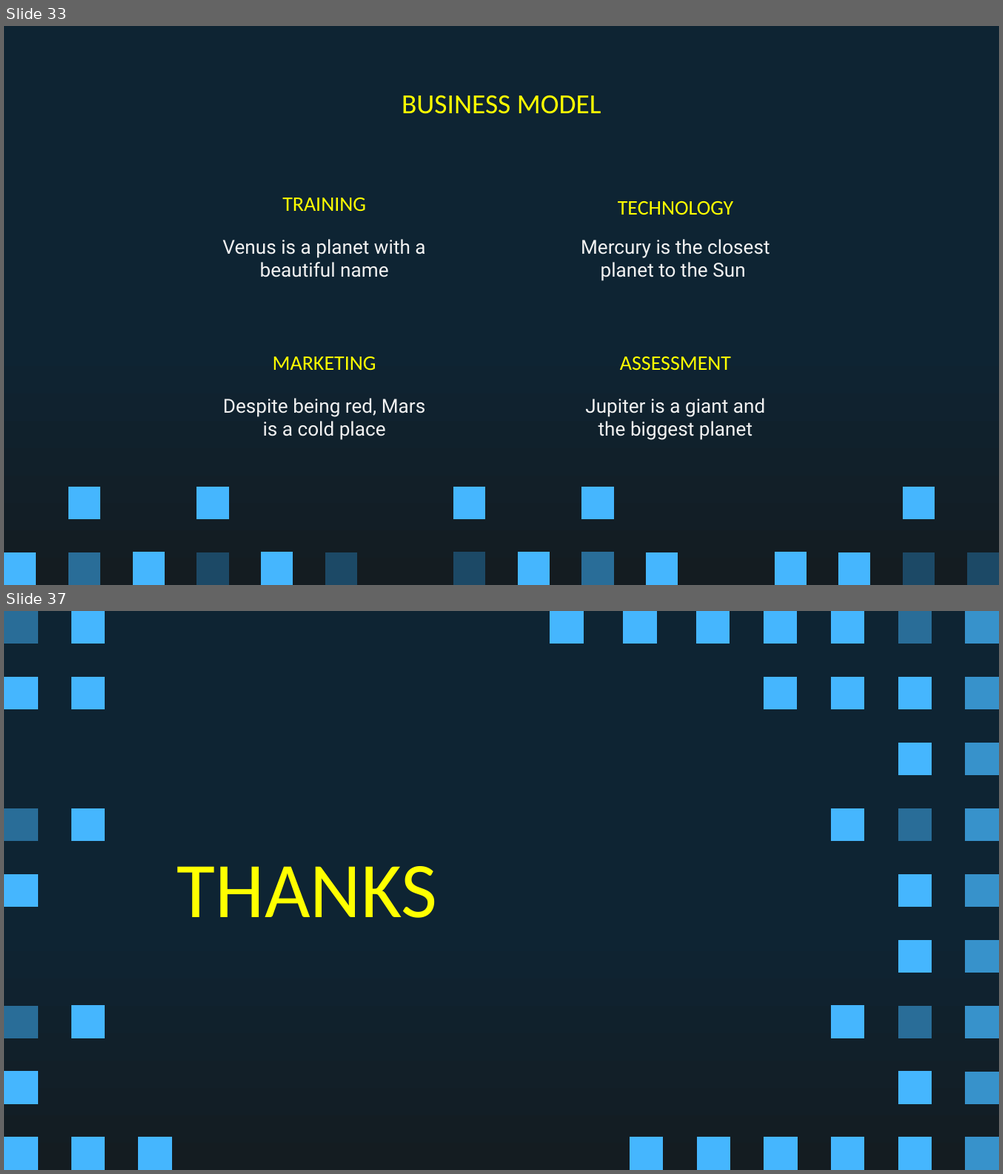
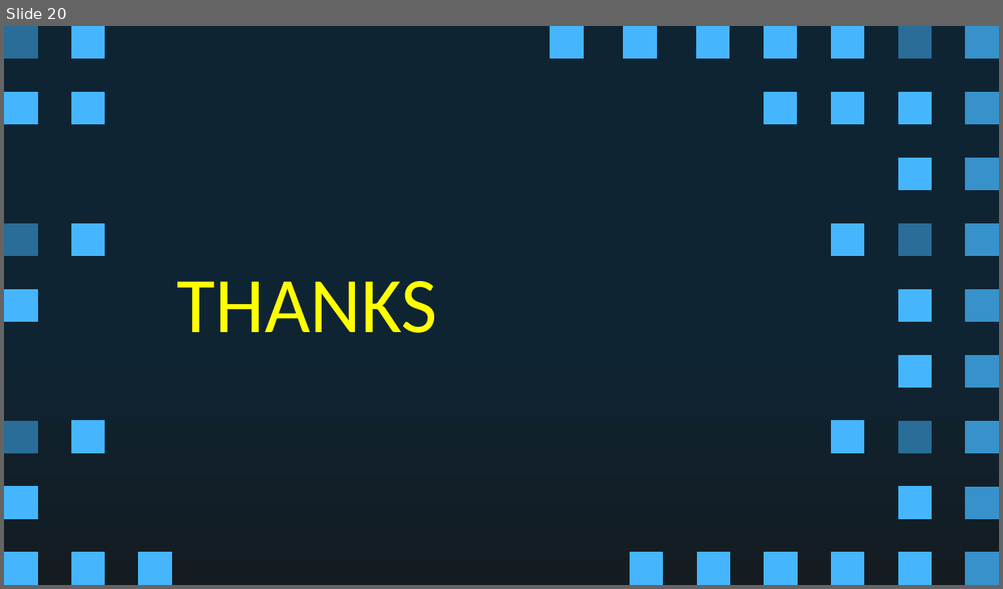
Before and after one commit to Ricardhad/gameProgProject, a slide deck: Super Pixel Vintage Gaming by Slidesgo.pptx. Shown one above the other, each under a label of ours: slides 33 and 37 before the commit, slide 20 after it; the slides between them are not shown. The pictures are 1003x1174 and 1003x589 pixels, drawn with LibreOffice and Linux fonts; fonts in the diff are those of the drawing. Boxes give left, top, right and bottom in pixels: in the first picture for what was removed or moved away, otherwise in the second. Text is boxed around its words. In the diff, an @@ line names an element or a change of style, - is before the commit and + after.

```diff
--- a/Super Pixel Vintage Gaming by Slidesgo.pptx
+++ b/Super Pixel Vintage Gaming by Slidesgo.pptx
@@ slide 33 removed at bbox=[4, 26, 999, 585], background gradient #0E2433 to #141C21 @@
@@ title removed at bbox=[401, 95, 601, 114] @@
-BUSINESS MODEL
@@ subtitle removed at bbox=[282, 198, 366, 211] @@
-TRAINING
@@ subtitle removed at bbox=[617, 201, 733, 215] @@
-TECHNOLOGY
@@ subtitle removed at bbox=[222, 239, 425, 278] @@
-Venus is a planet with a beautiful name
@@ subtitle removed at bbox=[580, 239, 769, 281] @@
-Mercury is the closest planet to the Sun
@@ subtitle removed at bbox=[273, 357, 376, 370] @@
-MARKETING
@@ subtitle removed at bbox=[620, 357, 731, 370] @@
-ASSESSMENT
@@ subtitle removed at bbox=[223, 398, 425, 440] @@
-Despite being red, Mars is a cold place
@@ subtitle removed at bbox=[585, 398, 765, 440] @@
-Jupiter is a giant and the biggest planet
@@ freeform shape removed at bbox=[68, 488, 100, 520] @@
@@ freeform shape removed at bbox=[197, 488, 229, 520] @@
@@ freeform shape removed at bbox=[453, 488, 485, 520] @@
@@ freeform shape removed at bbox=[582, 488, 614, 520] @@
@@ freeform shape removed at bbox=[902, 488, 934, 520] @@
@@ freeform shape removed at bbox=[4, 553, 36, 585] @@
@@ freeform shape removed at bbox=[68, 553, 100, 585] @@
@@ freeform shape removed at bbox=[132, 552, 164, 585] @@
@@ freeform shape removed at bbox=[197, 553, 229, 585] @@
@@ freeform shape removed at bbox=[261, 552, 293, 585] @@
@@ freeform shape removed at bbox=[325, 553, 357, 585] @@
@@ freeform shape removed at bbox=[453, 552, 485, 585] @@
@@ freeform shape removed at bbox=[518, 552, 549, 585] @@
@@ freeform shape removed at bbox=[582, 552, 614, 585] @@
@@ freeform shape removed at bbox=[646, 553, 677, 585] @@
@@ freeform shape removed at bbox=[774, 552, 805, 585] @@
@@ freeform shape removed at bbox=[839, 553, 871, 585] @@
@@ freeform shape removed at bbox=[902, 553, 934, 585] @@
@@ freeform shape removed at bbox=[967, 553, 999, 585] @@
@@ what was slide 37 is now slide 20 @@
```
Also in this commit, not shown: 12 slides added, 28 other slides removed.
